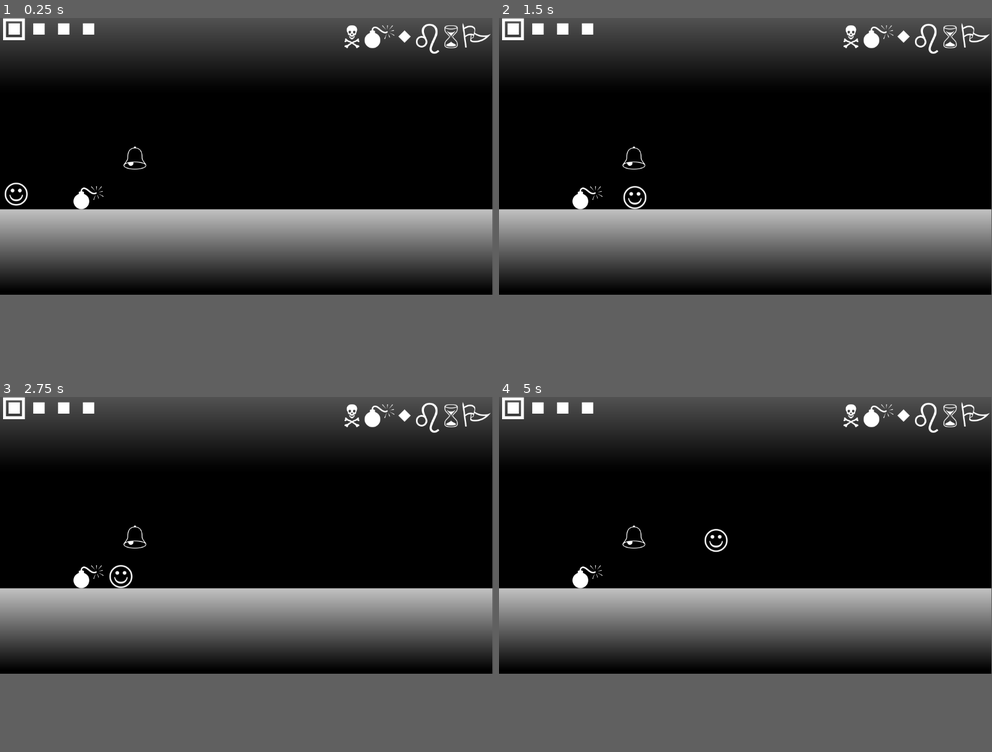
Above: before the commit, frames 1-4 (two rows, left to right).
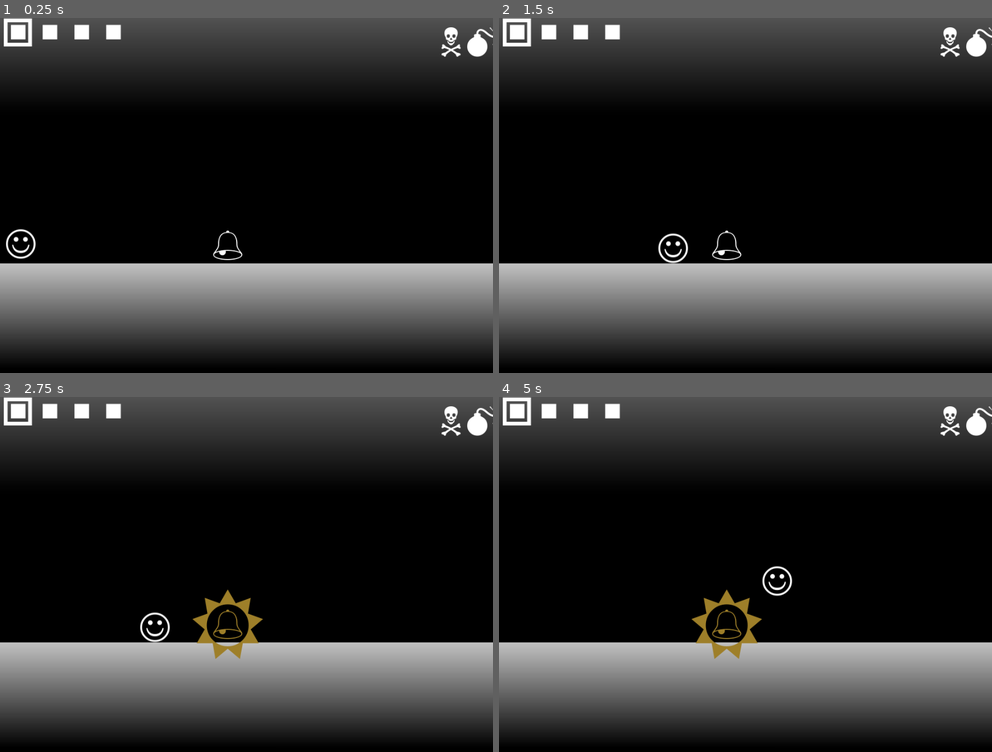
Above: after the commit, the same moments.

Repository: HyperGameDev/wingdingsgame
Game: Godot game, scene res://m.tscn
The game is run twice, just before and just after one commit, with the same random seed, the same clock (stepped at 60 frames per second) and the same inputs.
Inputs:
- Up to frame 1 (0.25 s): no input
- Up to frame 2 (1.5 s): tap Enter (ui_accept) at 0.5, 0.77 s; hold D (Right) from 0.53 s (still down)
- Up to frame 3 (2.75 s): tap Enter (ui_accept) at 1.52 s; release D (Right) at 2.03 s; hold A (Left) from 2.03 s (still down)
- Up to frame 4 (5 s): release A (Left) at 2.78 s; hold D (Right) 2.78-4.28 s; tap Enter (ui_accept) at 3.02, 3.77, 4.52 s; hold A (Left) from 4.28 s (still down)
In our replay, the window is 799x449 before the commit and 800x576 after it. These sizes can differ from the game's own. Grey fills any space a smaller window leaves; there, only what the larger window draws over its background counts as a difference.

The runs differ from the first frame. In frame 1, 43% of the frame differs, in the area x 0-100%, y 0-95%; in frame 2, 43%; in frame 3, 43%; in frame 4, 43%.

Commit message:
Bells work good

Diff:
--- /dev/null
+++ b/bell.gd
@@ -0,0 +1,25 @@
+extends Area2D
+
+@onready var label_bell: Label = $Label_Bell
+
+@onready var label_highlight: Label = $Label_Highlight
+
+var player_seen: bool = false
+
+
+func _ready() -> void:
+	body_entered.connect(_on_body_entered)
+	body_exited.connect(_on_body_exited)
+
+func _on_body_entered(body) -> void:
+	if not player_seen:
+		if body is Player:
+			player_seen = true
+			label_highlight.visible = true
+
+			label_bell.modulate = Color(Color(0.62, 0.498, 0.161))
+
+
+func _on_body_exited(body) -> void:
+	if body is Player:
+		player_seen = false
--- /dev/null
+++ b/bomb.tscn
@@ -0,0 +1,31 @@
+[gd_scene load_steps=4 format=3 uid="uid://ch21db6y0i2es"]
+
+[ext_resource type="Script" uid="uid://bphx4ejp8gn4s" path="res://bomb.gd" id="1_573fp"]
+
+[sub_resource type="CircleShape2D" id="CircleShape2D_hd1ut"]
+radius = 18.09
+
+[sub_resource type="CircleShape2D" id="CircleShape2D_torwd"]
+radius = 21.89
+
+[node name="Bomb" type="StaticBody2D"]
+script = ExtResource("1_573fp")
+
+[node name="CollisionShape2D" type="CollisionShape2D" parent="."]
+position = Vector2(24, 48)
+shape = SubResource("CircleShape2D_hd1ut")
+
+[node name="Label2" type="Label" parent="."]
+offset_top = 1.0
+offset_right = 79.0
+offset_bottom = 80.0
+theme_override_font_sizes/font_size = 71
+text = "M"
+
+[node name="Area" type="Area2D" parent="."]
+light_mask = 0
+visibility_layer = 2
+
+[node name="CollisionShape2D2" type="CollisionShape2D" parent="Area"]
+position = Vector2(24, 48)
+shape = SubResource("CircleShape2D_torwd")
--- /dev/null
+++ b/label_bell.tscn
@@ -0,0 +1,31 @@
+[gd_scene load_steps=3 format=3 uid="uid://doeq5ncbvqkgp"]
+
+[ext_resource type="Script" uid="uid://brak2gv5we5ew" path="res://bell.gd" id="1_0kpxj"]
+
+[sub_resource type="RectangleShape2D" id="RectangleShape2D_hbfu5"]
+size = Vector2(64, 64)
+
+[node name="Label_Bell" type="Area2D"]
+light_mask = 0
+visibility_layer = 2
+script = ExtResource("1_0kpxj")
+
+[node name="Label_Bell" type="Label" parent="."]
+offset_right = 75.0
+offset_bottom = 79.0
+theme_override_font_sizes/font_size = 71
+text = "%"
+
+[node name="Label_Highlight" type="Label" parent="."]
+visible = false
+offset_left = -48.0
+offset_top = -57.0
+offset_right = 173.0
+offset_bottom = 222.0
+theme_override_colors/font_color = Color(0.62, 0.497653, 0.1612, 1)
+theme_override_font_sizes/font_size = 181
+text = "R"
+
+[node name="CollisionShape2D" type="CollisionShape2D" parent="."]
+position = Vector2(32, 40)
+shape = SubResource("RectangleShape2D_hbfu5")
--- /dev/null
+++ b/level.tscn
@@ -0,0 +1,11 @@
+[gd_scene load_steps=2 format=3 uid="uid://c32xhm2lbocxd"]
+
+[ext_resource type="PackedScene" uid="uid://doeq5ncbvqkgp" path="res://label_bell.tscn" id="1_u52ul"]
+
+[node name="Level" type="Node2D"]
+
+[node name="Label_Bell" parent="." instance=ExtResource("1_u52ul")]
+position = Vector2(384, 376)
+
+[node name="Marker2D" type="Marker2D" parent="."]
+position = Vector2(0, 448)
--- /dev/null
+++ b/level_2.tscn
@@ -0,0 +1,19 @@
+[gd_scene load_steps=2 format=3 uid="uid://ba5arx1ufnjgu"]
+
+[ext_resource type="PackedScene" uid="uid://ch21db6y0i2es" path="res://bomb.tscn" id="1_jg0dc"]
+
+[node name="Level" type="Node2D"]
+
+[node name="Bomb" parent="." instance=ExtResource("1_jg0dc")]
+position = Vector2(232, 378)
+
+[node name="Marker2D" type="Marker2D" parent="."]
+position = Vector2(0, 448)
+
+[node name="Label_Bell" type="Label" parent="."]
+offset_left = 432.0
+offset_top = 288.0
+offset_right = 507.0
+offset_bottom = 367.0
+theme_override_font_sizes/font_size = 71
+text = "%"
--- a/m.tscn
+++ b/m.tscn
@@ -1,10 +1,10 @@
-[gd_scene load_steps=14 format=3 uid="uid://c4ayh2oj5acgt"]
+[gd_scene load_steps=12 format=3 uid="uid://c4ayh2oj5acgt"]
 
 [ext_resource type="Script" uid="uid://cfjcmju6pu64e" path="res://player.gd" id="1_4to46"]
 [ext_resource type="Script" uid="uid://b6bbob6b4lwyq" path="res://main_scene.gd" id="1_nkbvh"]
 [ext_resource type="PackedScene" uid="uid://drm8bs6g116s8" path="res://level_pip.tscn" id="1_s3bci"]
 [ext_resource type="Theme" uid="uid://cl6bndf7m7eks" path="res://icons.tres" id="2_26gr6"]
-[ext_resource type="Script" uid="uid://bphx4ejp8gn4s" path="res://bomb.gd" id="3_torwd"]
+[ext_resource type="PackedScene" uid="uid://c32xhm2lbocxd" path="res://level.tscn" id="7_hd1ut"]
 
 [sub_resource type="Gradient" id="Gradient_torwd"]
 offsets = PackedFloat32Array(0, 0.501217)
@@ -24,12 +24,6 @@
 
 [sub_resource type="CircleShape2D" id="CircleShape2D_avyh0"]
 radius = 27.3
-
-[sub_resource type="CircleShape2D" id="CircleShape2D_hd1ut"]
-radius = 18.09
-
-[sub_resource type="CircleShape2D" id="CircleShape2D_torwd"]
-radius = 21.89
 
 [node name="Main_Scene" type="Node2D"]
 script = ExtResource("1_nkbvh")
@@ -55,14 +49,6 @@
 [node name="CollisionShape2D" type="CollisionShape2D" parent="Ground"]
 position = Vector2(575, 449)
 shape = SubResource("WorldBoundaryShape2D_feo16")
-
-[node name="Label2" type="Label" parent="."]
-offset_left = 284.0
-offset_top = 289.0
-offset_right = 359.0
-offset_bottom = 368.0
-theme_override_font_sizes/font_size = 71
-text = "%"
 
 [node name="Label3" type="Label" parent="."]
 offset_left = 800.0
@@ -112,28 +98,9 @@
 theme_override_font_sizes/font_size = 71
 text = "J"
 
-[node name="Bomb" type="StaticBody2D" parent="."]
-position = Vector2(166, 381)
-script = ExtResource("3_torwd")
-
-[node name="CollisionShape2D" type="CollisionShape2D" parent="Bomb"]
-position = Vector2(24, 48)
-shape = SubResource("CircleShape2D_hd1ut")
-
-[node name="Label2" type="Label" parent="Bomb"]
-offset_top = 1.0
-offset_right = 79.0
-offset_bottom = 80.0
-theme_override_font_sizes/font_size = 71
-text = "M"
-
-[node name="Area" type="Area2D" parent="Bomb"]
-light_mask = 0
-visibility_layer = 2
-
-[node name="CollisionShape2D2" type="CollisionShape2D" parent="Bomb/Area"]
-position = Vector2(24, 48)
-shape = SubResource("CircleShape2D_torwd")
-
 [node name="Camera2D" type="Camera2D" parent="."]
 anchor_mode = 0
+
+[node name="Levels" type="Node2D" parent="."]
+
+[node name="Level" parent="Levels" instance=ExtResource("7_hd1ut")]
--- a/project.godot
+++ b/project.godot
@@ -19,6 +19,11 @@
 
 SignalBus="*res://signal_bus.gd"
 Globals="*res://globals.gd"
+
+[display]
+
+window/size/viewport_width=900
+window/stretch/mode="viewport"
 
 [gui]
 
Not shown, added: bell.gd.uid
